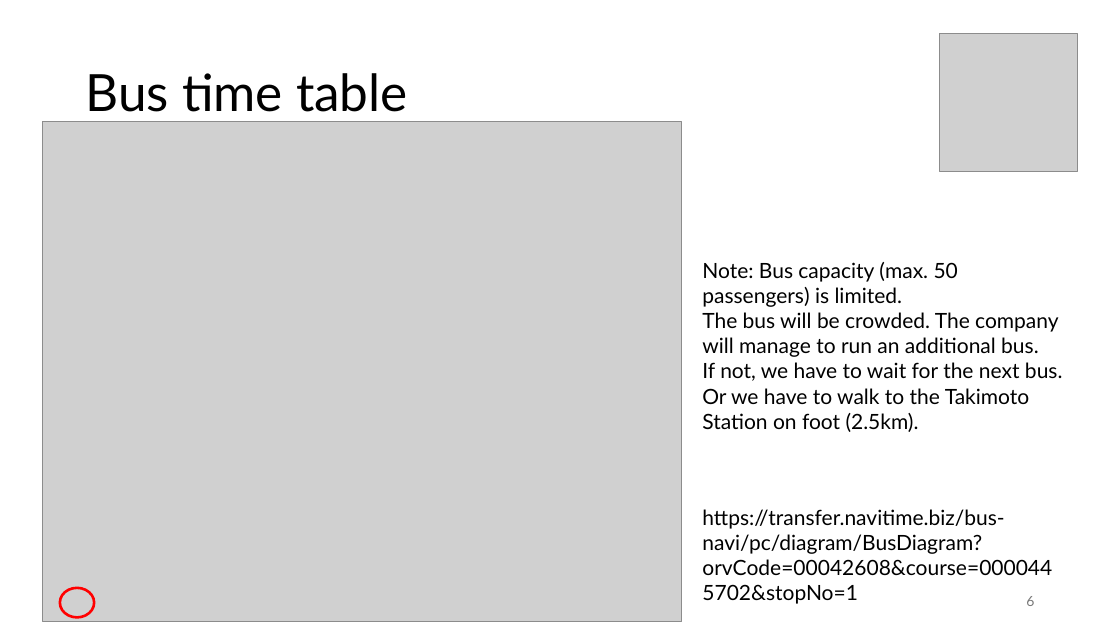
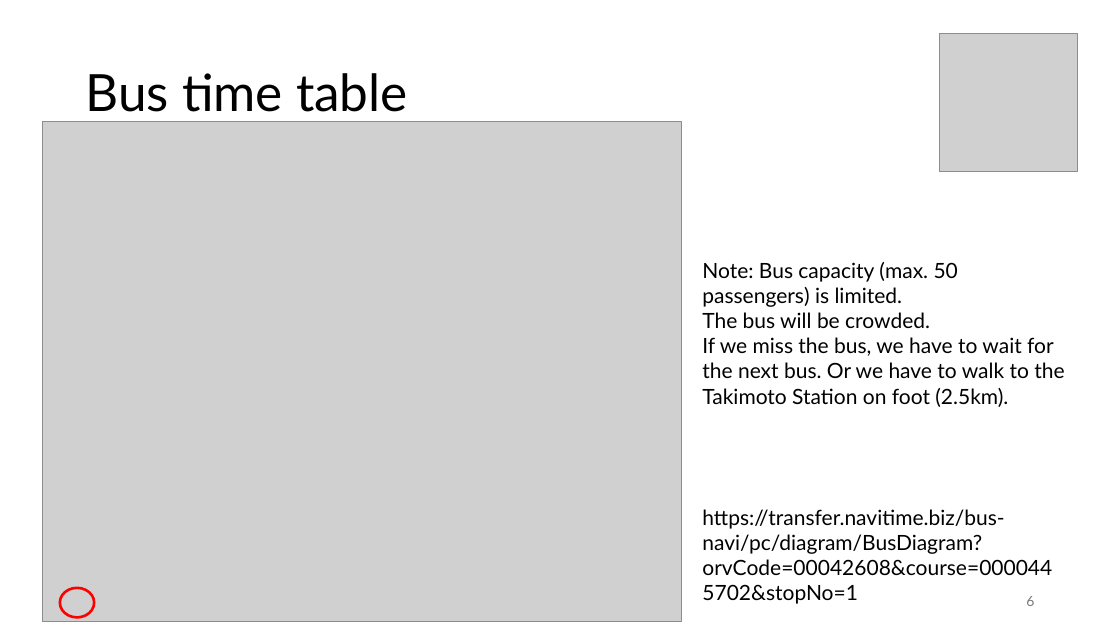
Before and after one commit to ayumu-tanaka/Japanese_Economy, a slide deck: slide 6 of Mt_Mitake/Mt_Mitake_v2.pptx. Drawn at 1120x630 pixels with LibreOffice and Linux fonts; fonts in the diff are those of the drawing; grey boxes stand for pictures. Boxes give left, top, right and bottom in pixels: in the first picture for what was removed or moved away, otherwise in the second. Text is boxed around its words. In the diff, an @@ line names an element or a change of style, - is before the commit and + after.

```diff
--- a/Mt_Mitake/Mt_Mitake_v2.pptx
+++ b/Mt_Mitake/Mt_Mitake_v2.pptx
@@ text at bbox=[702, 312, 1064, 407]: text changed @@
-The bus will be crowded. The company will manage to run an additional bus.
-If not, we have to wait for the next bus. Or we have to walk to the Takimoto Station on foot (2.5km).
+The bus will be crowded.
+If we miss the bus, we have to wait for the next bus. Or we have to walk to the Takimoto Station on foot (2.5km).
```
Also in this commit, not shown: 1 other file.
